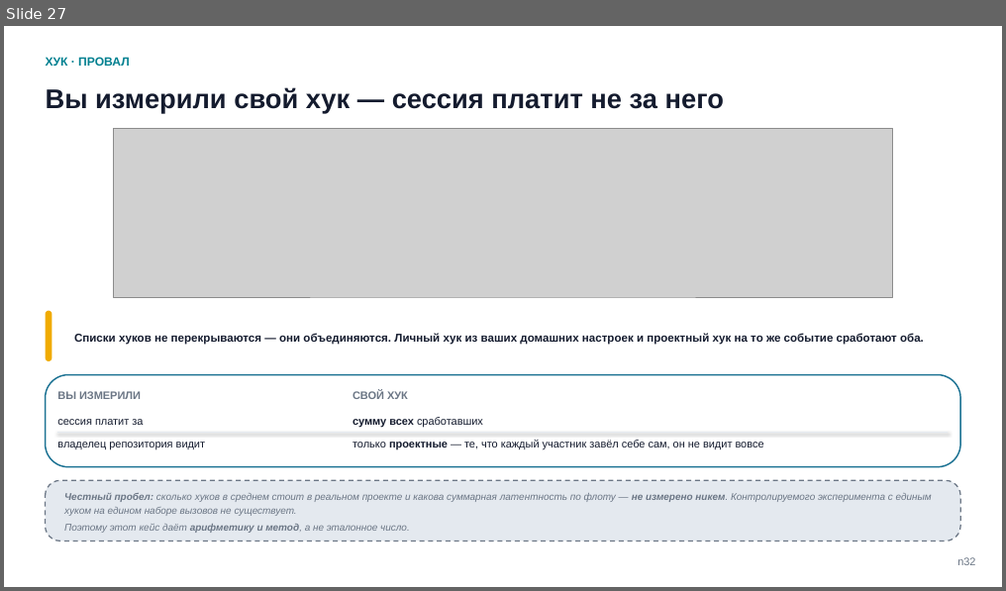
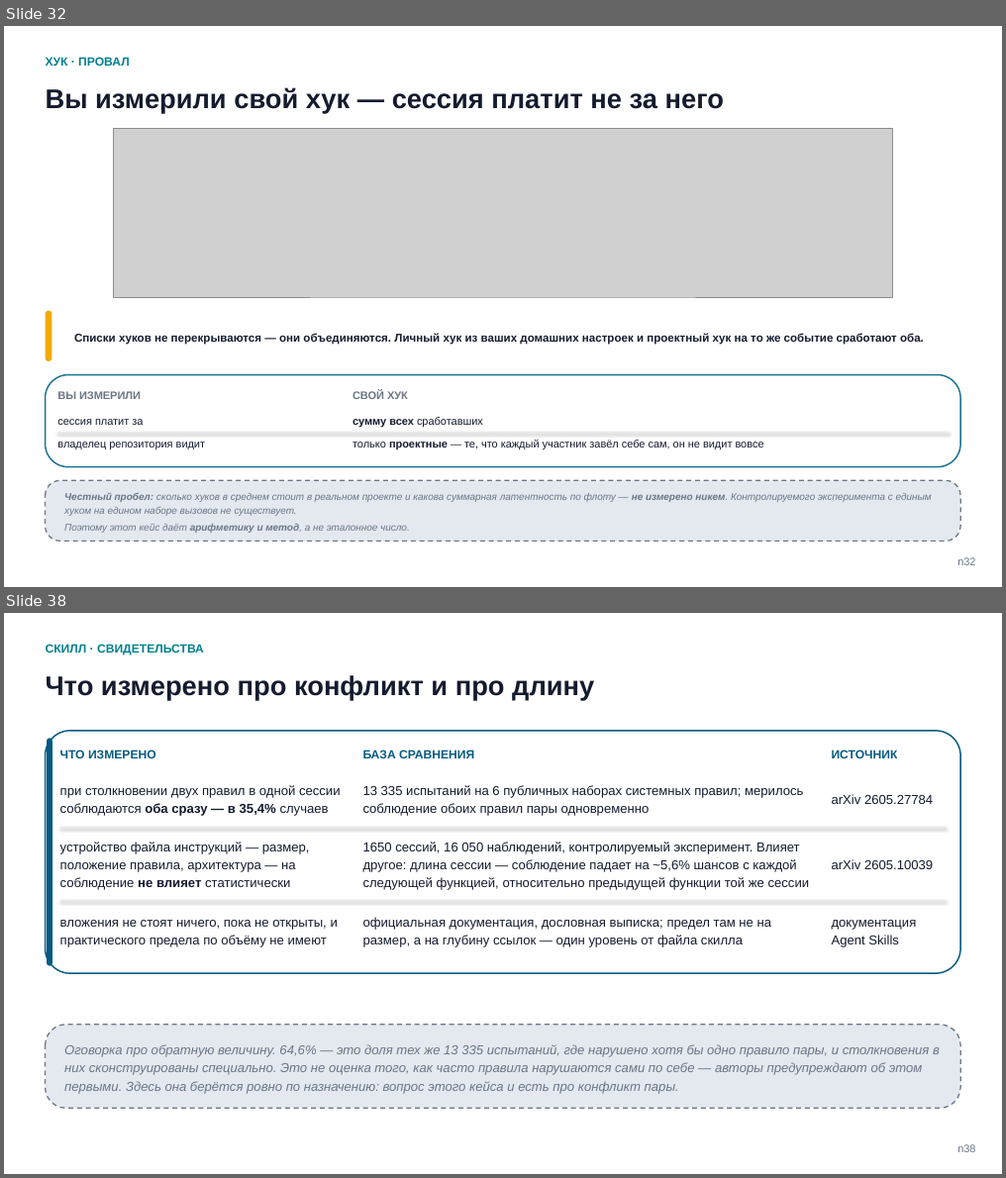
Before and after one commit to tellina-study/AI-usage-lessons, a slide deck: library/seminars/sem-05/rendered/sem-05-n.pptx. Shown one above the other, each under a label of ours: slide 27 before the commit, slides 32 and 38 after it; the slides between them are not shown. The pictures are 1006x591 and 1006x1178 pixels, drawn with LibreOffice and Linux fonts; fonts in the diff are those of the drawing; grey boxes stand for pictures. Boxes give left, top, right and bottom in pixels: in the first picture for what was removed or moved away, otherwise in the second. Text is boxed around its words. In the diff, an @@ line names an element or a change of style, - is before the commit and + after.

```diff
--- a/library/seminars/sem-05/rendered/sem-05-n.pptx
+++ b/library/seminars/sem-05/rendered/sem-05-n.pptx
@@ slide 38 added at [4,613,1002,1174], background #FFFFFF @@
@@ text added at [46,644,204,655], 11.5 pt, text #028090, bold @@
+СКИЛЛ · СВИДЕТЕЛЬСТВА
@@ text added at [46,675,594,700], 26 pt, text #141B2E, bold @@
+Что измерено про конфликт и про длину
@@ rounded rectangle added at [46,731,960,973], fill #FFFFFF, outline #065A82 1.4 pt @@
@@ rounded rectangle added at [47,738,52,965], fill #065A82 @@
@@ text added at [60,750,156,759], 11.5 pt, text #065A82, bold @@
+ЧТО ИЗМЕРЕНО
@@ text added at [363,750,474,759], 11.5 pt, text #065A82, bold @@
+БАЗА СРАВНЕНИЯ
@@ text added at [832,750,898,759], 11.5 pt, text #065A82, bold @@
+ИСТОЧНИК
@@ text added at [60,785,341,816], 12.5 pt, text #141B2E @@
+при столкновении двух правил в одной сессии соблюдаются оба сразу — в 35,4% случаев
@@ text added at [363,785,803,816], 12.5 pt, text #141B2E @@
+13 335 испытаний на 6 публичных наборах системных правил; мерилось соблюдение обоих правил пары одновременно
@@ text added at [832,794,933,804], 12.5 pt, text #141B2E @@
+arXiv 2605.27784
@@ line added from (60, 827) to (945, 827), #E5EAF0 0.75 pt @@
@@ text added at [60,842,310,890], 12.5 pt, text #141B2E @@
+устройство файла инструкций — размер, положение правила, архитектура — на соблюдение не влияет статистически
@@ text added at [363,842,810,890], 12.5 pt, text #141B2E @@
+1650 сессий, 16 050 наблюдений, контролируемый эксперимент. Влияет другое: длина сессии — соблюдение падает на ~5,6% шансов с каждой следующей функцией, относительно предыдущей функции той же сессии
@@ text added at [832,860,933,869], 12.5 pt, text #141B2E @@
+arXiv 2605.10039
@@ line added from (60, 900) to (945, 900), #E5EAF0 0.75 pt @@
@@ text added at [60,920,338,948], 12.5 pt, text #141B2E @@
+вложения не стоят ничего, пока не открыты, и практического предела по объёму не имеют
@@ text added at [363,917,772,948], 12.5 pt, text #141B2E @@
+официальная документация, дословная выписка; предел там не на размер, а на глубину ссылок — один уровень от файла скилла
@@ text added at [832,920,917,948], 12.5 pt, text #141B2E @@
+документация Agent Skills
@@ rounded rectangle added at [46,1025,960,1109], fill #E4E9EF, outline #6B7685 1.2 pt dashed @@
@@ text added at [64,1045,940,1094], 12.5 pt, text #6B7685, italic @@
+Оговорка про обратную величину. 64,6% — это доля тех же 13 335 испытаний, где нарушено хотя бы одно правило пары, и столкновения в них сконструированы специально. Это не оценка того, как часто правила нарушаются сами по себе — авторы предупреждают об этом первыми. Здесь она берётся ровно по назначению: вопрос этого кейса и есть про конфликт пары.
@@ text added at [957,1145,975,1153], 10.5 pt, text #6B7685 @@
+n38
@@ what was slide 27 is now slide 32 @@
```
Also in this commit, not shown: 1 slide changed, 35 other slides added, 16 other files.
